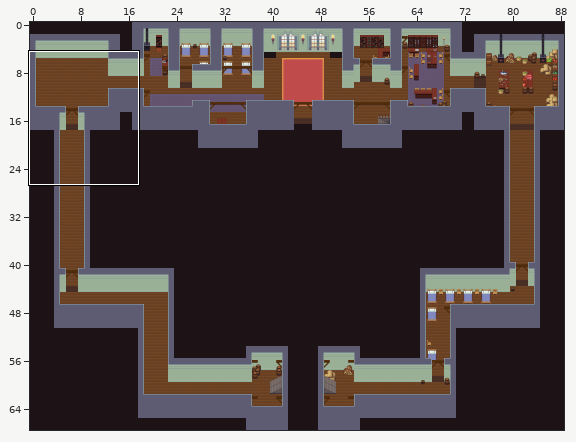
One commit to this Tiled map: maps/casern_north.tmx. Above: a wide view before the commit, with the close-up outlined.
Close-up. First the earlier version:
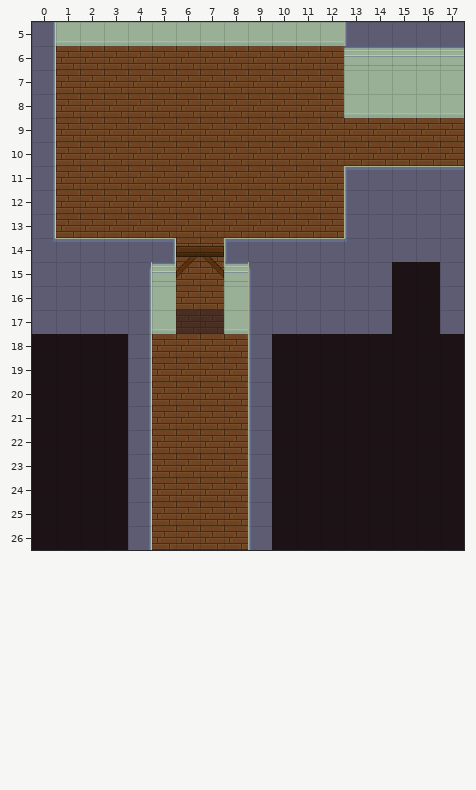
Cells are 32x32 px. Shown: x 0..17, y 5..26. The commit also changed other parts of the map, which this record leaves out.
The result:
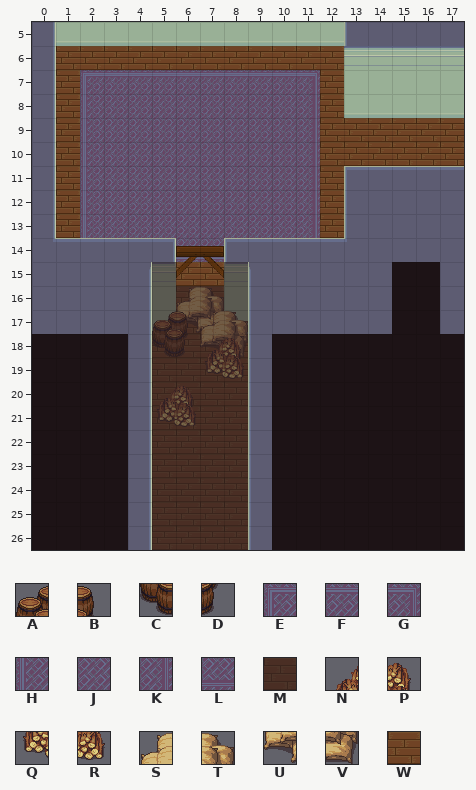
Key: from "barrel": A 2, B 3, C 6, D 7; from "castlefloors": E 11, F 12, G 13, H 21, J 22, K 23, L 32; from "castlewalls": M 169; from "farming_fishing": N 3, P 4, Q 23, R 24, S 43, T 44, U 63, V 64; from "inside": W 40.
_ is an empty cell.
Tiles of an added or newly shown layer are drawn over the layers below it.
See-through tiles are keyed as they look on the map.
The exact change:
Layer "Ground":
Tile E replaces tile W in row 7 at x 2.
Tile F replaces tile W in row 7 at x 3 to 10.
Tile G replaces tile W in row 7 at x 11.
Tile H replaces tile W in rows 8 to 13 at x 2.
Tile J replaces tile W in rows 8 to 13 at x 3 to 10.
Tile K replaces tile W in rows 8 to 13 at x 11.
Tile L replaces tile W in row 14 at x 6 to 7.
Layer "Decor":
Tile N is added in row 20 at x 5.
Tile P is added in row 20 at x 6.
Tile Q is added in row 21 at x 5.
Tile R is added in row 21 at x 6.
Tile S is added in row 16 at x 6.
Tile T is added in row 16 at x 7.
Tile U replaces tile M in row 17 at x 6.
Tile V replaces tile M in row 17 at x 7.
Layer "Decor2":
Tile S is added in row 17 at x 7.
Tile T is added in row 17 at x 8.
Tile U is added in row 18 at x 7.
Tile V is added in row 18 at x 8.
Layer "Decor3":
Tile N is added in row 18 at x 7.
Tile P is added in row 18 at x 8.
Tile Q is added in row 19 at x 7.
Tile R is added in row 19 at x 8.
Layer "Over":
Tile A is added in row 17 at x 5.
Tile B is added in row 17 at x 6.
Tile C is added in row 18 at x 5.
Tile D is added in row 18 at x 6.
Layer "Over2" (added):
Tile M is added in row 15 at x 5 and 8; in rows 16 to 26 at x 5 to 8.
Boxes around the changes in both close-ups, in picture pixels (x1, y1, x2, y2):
changed: (80, 70, 320, 550)
